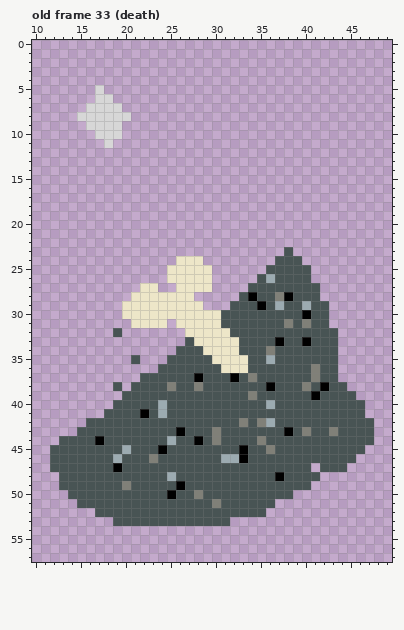
Two states of a pixel-art file, assets/ase/shooty.ase. Above: the version before the commit.
64x64 pixels, 34 frames. Shown: old frame 33 (death): x 10..49, y 0..57. The commit also changed other frames, which this record leaves out.
And afterwards:
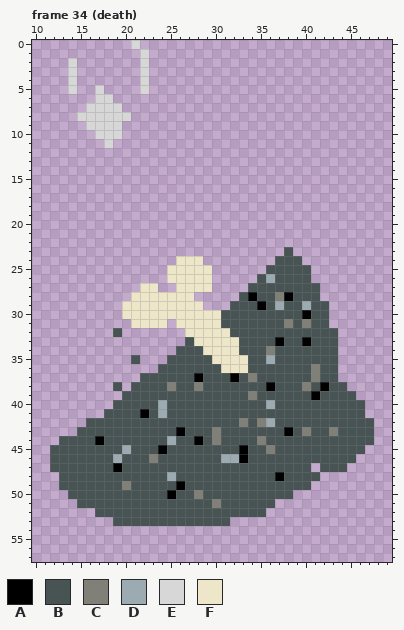
Palette (. is transparent): A #000000  B #485454  C #808078  D #9cabb1  E #d7d7d7  F #ede6c8
A new or re-ordered frame is compared with the old frame closest to it.
Diff:
frames 34 -> 35
--- frame 34 (death) is new; against old frame 33 (death)
@@ x 12..24 @@
- 0 .............
- 1 .............
- 2 .............
- 3 .............
- 4 .............
- 5 .....E.......
+ 0 .........E...
+ 1 ..........E..
+ 2 ..E.......E..
+ 3 ..E.......E..
+ 4 ..E.......E..
+ 5 ..E..E....E..
  6 .....EE......
